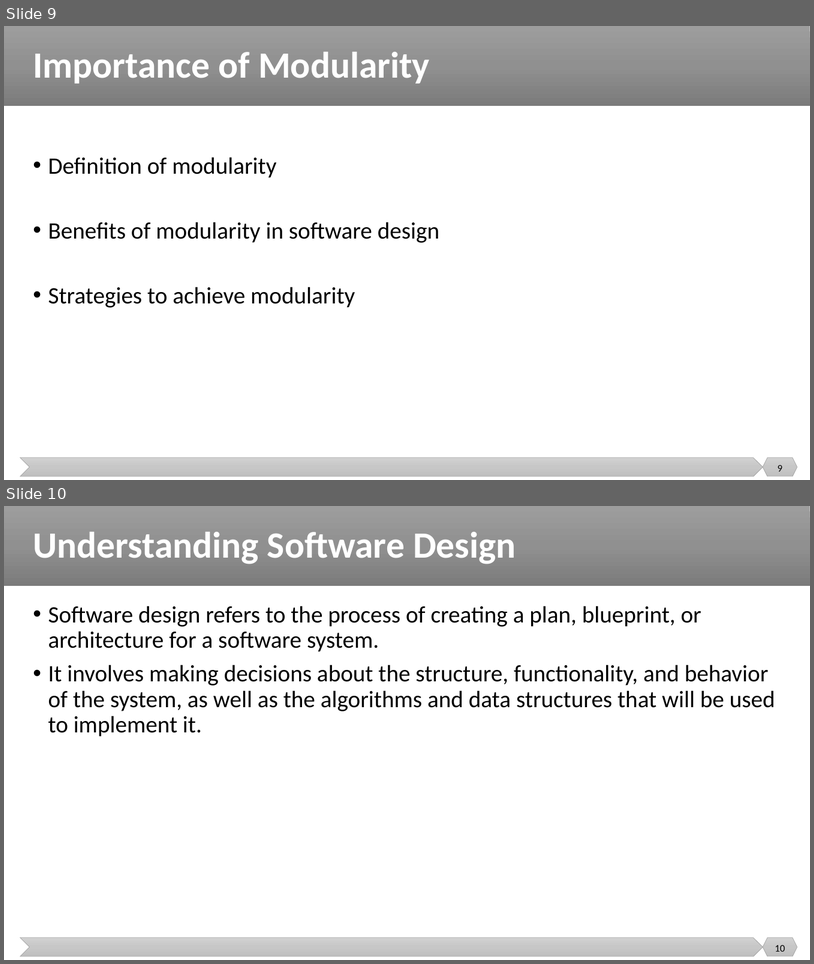
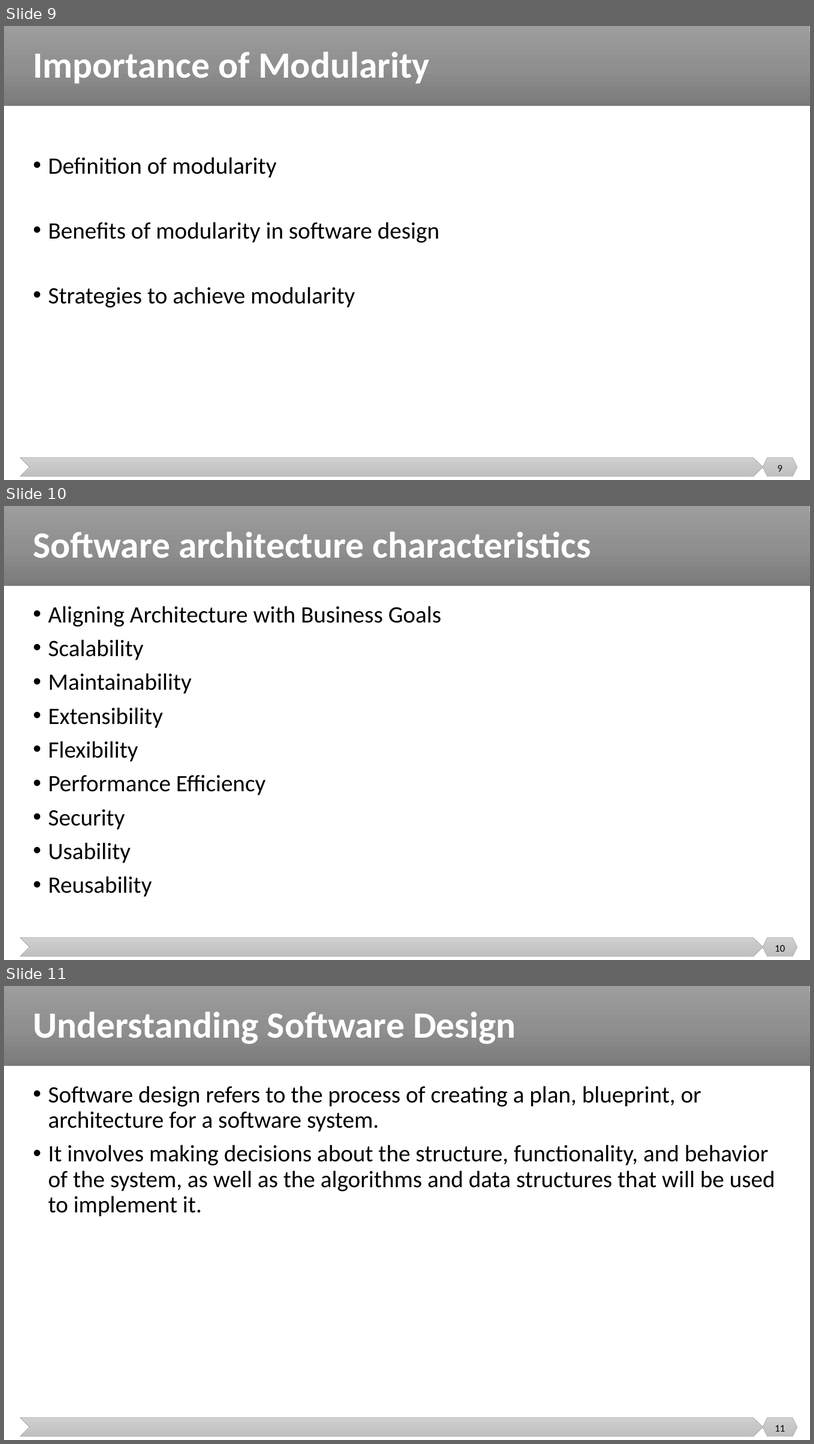
Before and after one commit to malenezi/malenezi, a slide deck: SE499/Lectures/4/Architecture and Design.pptx. Shown one above the other, each under a label of ours: slides 9 and 10 before the commit, slides 9, 10 and 11 after it. The pictures are 814x964 and 814x1444 pixels, drawn with LibreOffice and Linux fonts; fonts in the diff are those of the drawing. Boxes give left, top, right and bottom in pixels: in the first picture for what was removed or moved away, otherwise in the second. Text is boxed around its words. In the diff, an @@ line names an element or a change of style, - is before the commit and + after.

```diff
--- a/SE499/Lectures/4/Architecture and Design.pptx
+++ b/SE499/Lectures/4/Architecture and Design.pptx
@@ slide 10 added at bbox=[4, 506, 810, 960], background #FFFFFF; not listed: 3 template elements that a slide beside it also shows @@
@@ title added at bbox=[33, 532, 591, 558], 44 pt, text #FFFFFF, bold @@
+Software architecture characteristics
@@ text added at bbox=[48, 606, 441, 897], 28 pt, text #000000 @@
+• Aligning Architecture with Business Goals
+• Scalability
+• Maintainability
+• Extensibility
+• Flexibility
+• Performance Efficiency
+• Security
+• Usability
+• Reusability
@@ page number added at bbox=[775, 945, 785, 951], 12 pt, text #000000 @@
+10
@@ what was slide 10 is now slide 11 @@
@@ page number at bbox=[775, 1425, 785, 1431]: text changed @@
-10
+11
```
Also in this commit, not shown: 4 other slides added, 1 other file.
